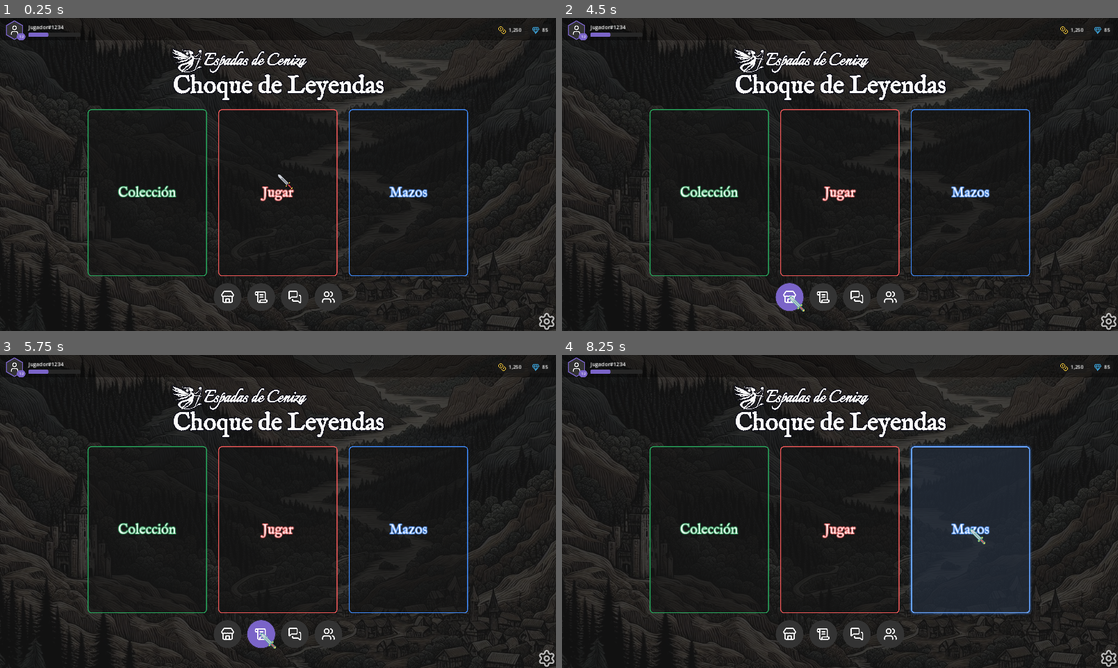
Above: before the commit, frames 1-4 (two rows, left to right).
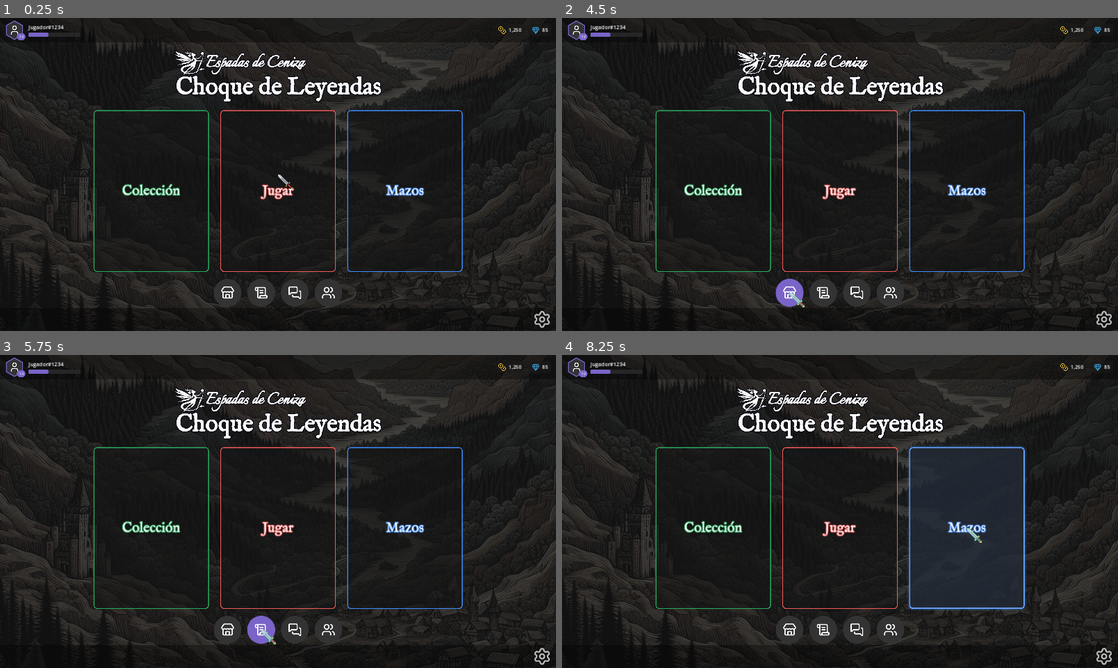
Above: after the commit, the same moments.

Repository: Bildurre/choque_de_leyendas_vg
Game: Godot game, scene res://screens/main_menu/main_menu_desktop.tscn
Same seed, same stepped clock (60 frames per second), same inputs: the game is played once before the commit and once after it.
Inputs (mouse positions are in pixels of both pictures, inside the frame that each line leads up to; where the layout moved, square brackets give the same spot in the first picture):
- Up to frame 1 (0.25 s): no input
- Up to frame 2 (4.5 s): click (1106, 318) [1106, 321] at 0.5 s; click "Jugar" at 1.25 s; click "Jugar" at 2 s; click "Colección" at 2.75 s; click "Mazos" at 3.5 s; click (789, 293) [789, 296] at 4.25 s
- Up to frame 3 (5.75 s): click (261, 630) [261, 633] at 5 s
- Up to frame 4 (8.25 s): click (856, 630) [856, 633] at 5.75 s; click (890, 630) [890, 633] at 6.5 s; click "Colección" at 7.25 s; click "Mazos" at 8 s

The runs differ from the first frame. In frame 1, 5.0% of the frame differs, in the area x 15-100%, y 9-100%; in frame 2, 5.1%; in frame 3, 5.1%; in frame 4, 5.9%.

Commit message:
Unify edge spacing: same 16px padding on top and bottom bars
- TopBar style: added bottom padding (0 -> 8px) for symmetry
- SettingsBar: changed to PanelContainer with matching style
  (16px horizontal, 8px vertical padding, same dark background)
- Removed custom_minimum_size from SettingsButton (sizing handled
  by the script via icon_size export)

https://claude.ai/code/session_0176j4sJi8nNgewyZfevnuDY

Diff:
--- a/screens/main_menu/main_menu_desktop.tscn
+++ b/screens/main_menu/main_menu_desktop.tscn
@@ -47,7 +47,14 @@
 content_margin_left = 16.0
 content_margin_top = 8.0
 content_margin_right = 16.0
-content_margin_bottom = 0.0
+content_margin_bottom = 8.0
+
+[sub_resource type="StyleBoxFlat" id="StyleBoxFlat_bottombar"]
+bg_color = Color(0.0, 0.0, 0.0, 0.35)
+content_margin_left = 16.0
+content_margin_top = 8.0
+content_margin_right = 16.0
+content_margin_bottom = 8.0
 
 [sub_resource type="StyleBoxFlat" id="StyleBoxFlat_lvlbadge"]
 bg_color = Color(0.478, 0.392, 0.784, 1)
@@ -325,14 +332,17 @@
 script = ExtResource("2_ib")
 hover_color = Color(0.478, 0.392, 0.784, 1)
 
-[node name="SettingsBar" type="HBoxContainer" parent="Layout"]
+[node name="SettingsBar" type="PanelContainer" parent="Layout"]
+layout_mode = 2
+theme_override_styles/panel = SubResource("StyleBoxFlat_bottombar")
+
+[node name="Content" type="HBoxContainer" parent="Layout/SettingsBar"]
 layout_mode = 2
 alignment = 2
 
-[node name="SettingsButton" type="TextureButton" parent="Layout/SettingsBar"]
-unique_name_in_owner = true
-layout_mode = 2
-custom_minimum_size = Vector2(32, 32)
+[node name="SettingsButton" type="TextureButton" parent="Layout/SettingsBar/Content"]
+unique_name_in_owner = true
+layout_mode = 2
 tooltip_text = "MAIN_MENU_SETTINGS"
 texture_normal = ExtResource("8_settings")
 stretch_mode = 5
Not shown: 1 places in screens/main_menu/main_menu_desktop.tscn that only renumber resources
